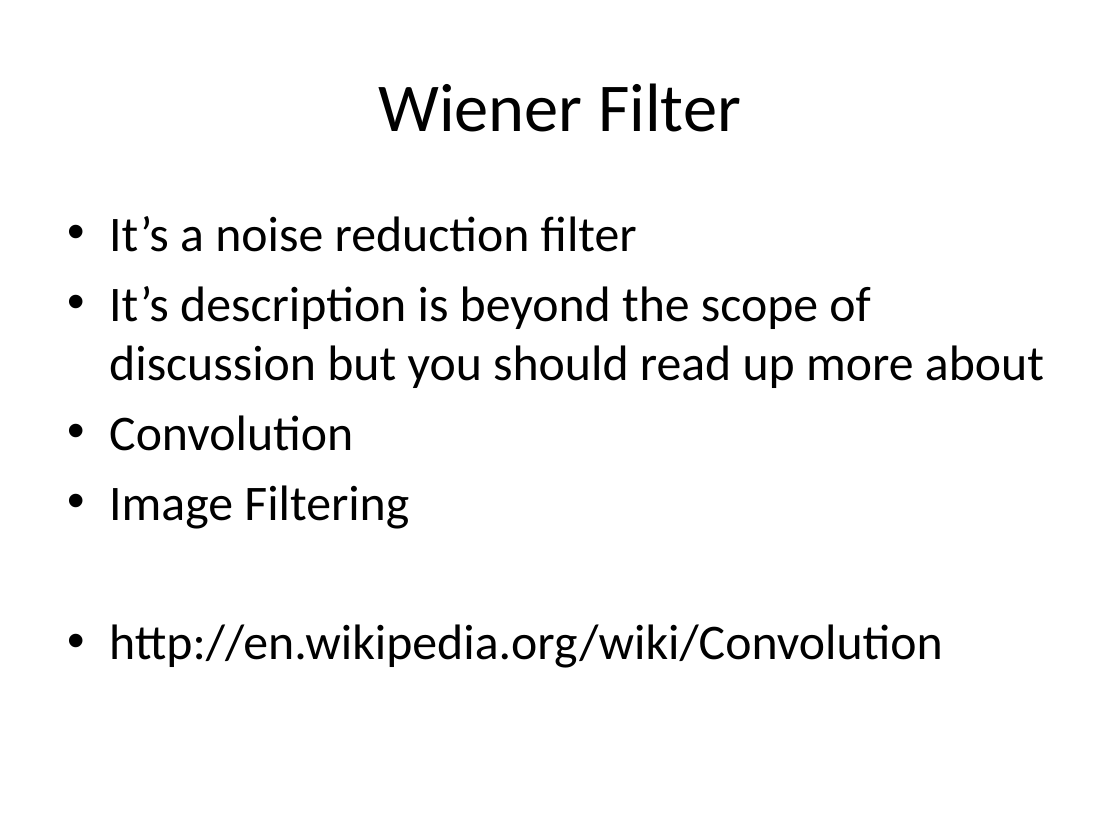
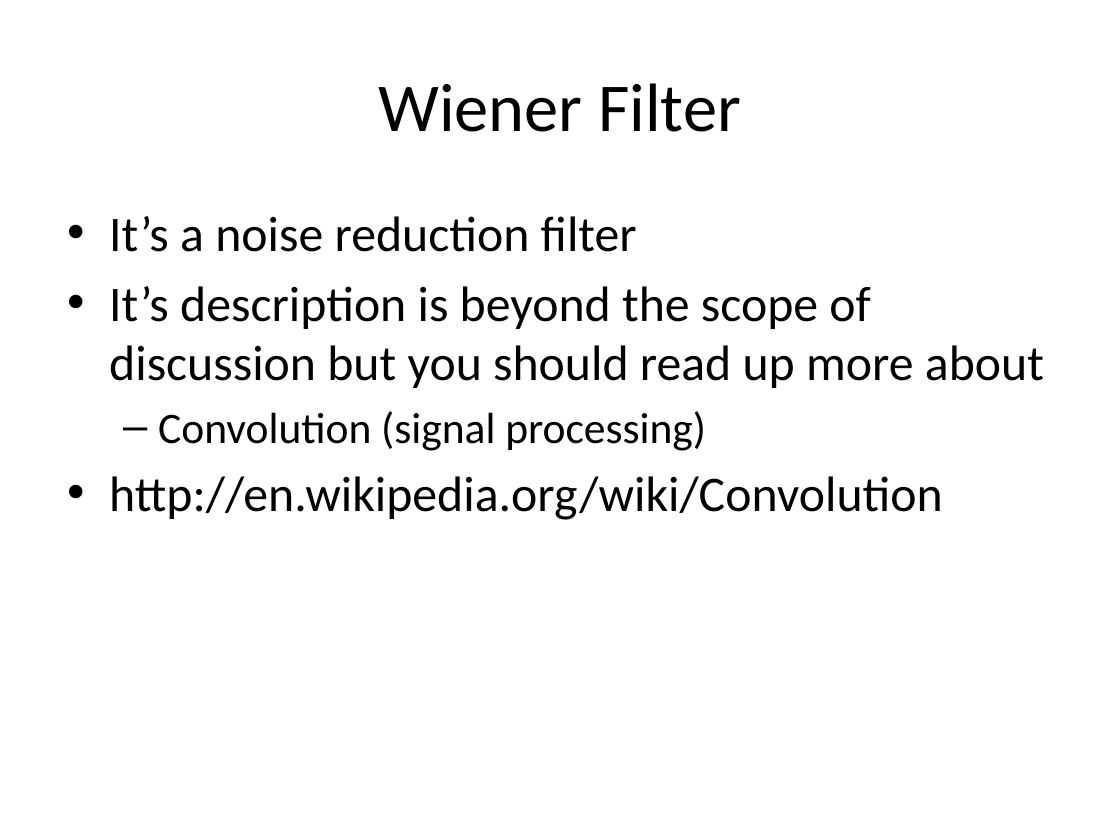
Before and after one commit to akshar100/Matlab-Image-Detection, a slide deck: slide 27 of Matlab and Image Detection.pptx. Drawn at 1120x840 pixels with LibreOffice and Linux fonts; fonts in the diff are those of the drawing. Boxes give left, top, right and bottom in pixels: in the first picture for what was removed or moved away, otherwise in the second. Text is boxed around its words. In the diff, an @@ line names an element or a change of style, - is before the commit and + after.

```diff
--- a/Matlab and Image Detection.pptx
+++ b/Matlab and Image Detection.pptx
@@ text at (158, 411, 706, 451): text changed; size 32 to 28 pt @@
-• Convolution
-• Image Filtering
+  – Convolution (signal processing)
```
Also in this commit, not shown: 2 other slides changed, 6 slides added, 1 other file.
